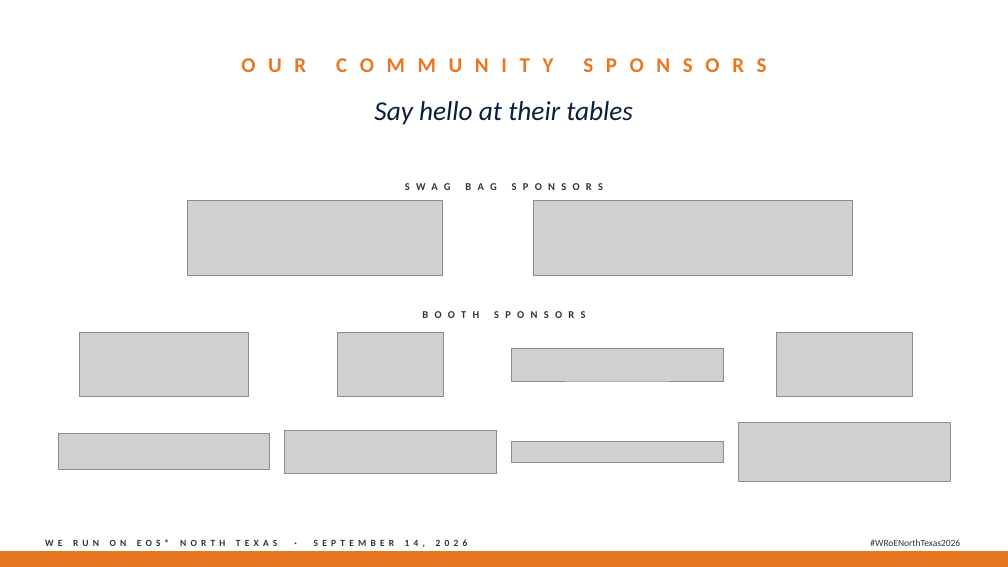
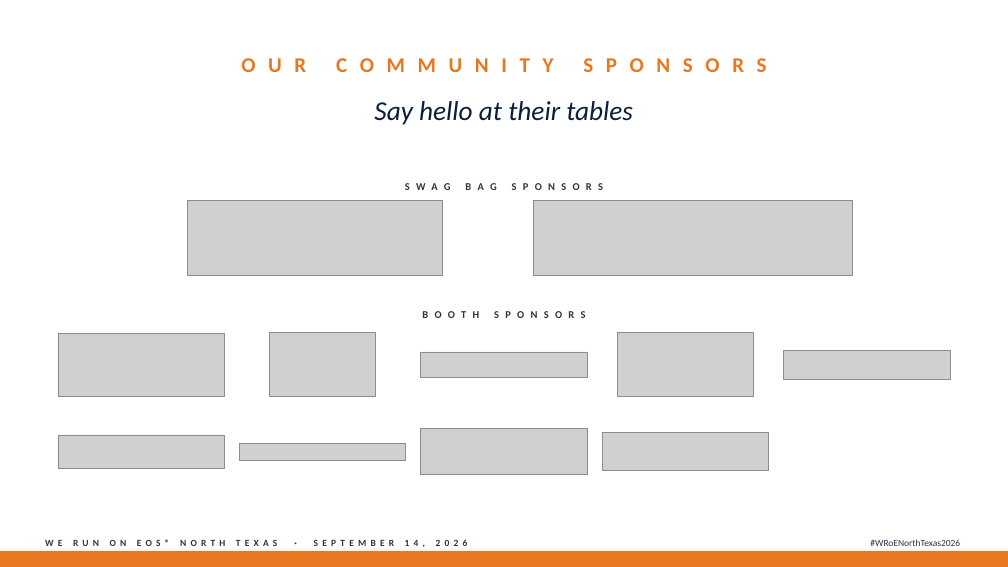
Before and after one commit to TicoRicoRay/wroe-dallas-2026, a slide deck: slide 14 of deliverables/deck/Deck.pptx. Drawn at 1008x567 pixels with LibreOffice and Linux fonts; fonts in the diff are those of the drawing; grey boxes stand for pictures. Boxes give left, top, right and bottom in pixels: in the first picture for what was removed or moved away, otherwise in the second. Text is boxed around its words. In the diff, an @@ line names an element or a change of style, - is before the commit and + after.

```diff
--- a/deliverables/deck/Deck.pptx
+++ b/deliverables/deck/Deck.pptx
@@ picture: place and size @@
-picture at box(79, 333, 249, 397)
+picture at box(58, 333, 225, 397)
@@ picture: place and size @@
-picture at box(337, 333, 443, 397)
+picture at box(269, 333, 375, 397)
@@ picture: place and size @@
-picture at box(512, 349, 724, 381)
+picture at box(421, 352, 588, 378)
@@ picture: place and size @@
-picture at box(777, 333, 913, 397)
+picture at box(618, 333, 754, 397)
@@ picture: place and size @@
-picture at box(58, 434, 270, 470)
+picture at box(784, 351, 951, 380)
@@ picture: place and size @@
-picture at box(285, 430, 497, 473)
+picture at box(58, 435, 225, 468)
@@ picture: place and size @@
-picture at box(512, 441, 724, 462)
+picture at box(240, 443, 406, 460)
@@ picture: place and size @@
-picture at box(739, 423, 951, 482)
+picture at box(421, 429, 588, 475)
@@ picture added at box(603, 433, 769, 470) @@
```
Also in this commit, not shown: 2 other slides changed, 18 other files.
